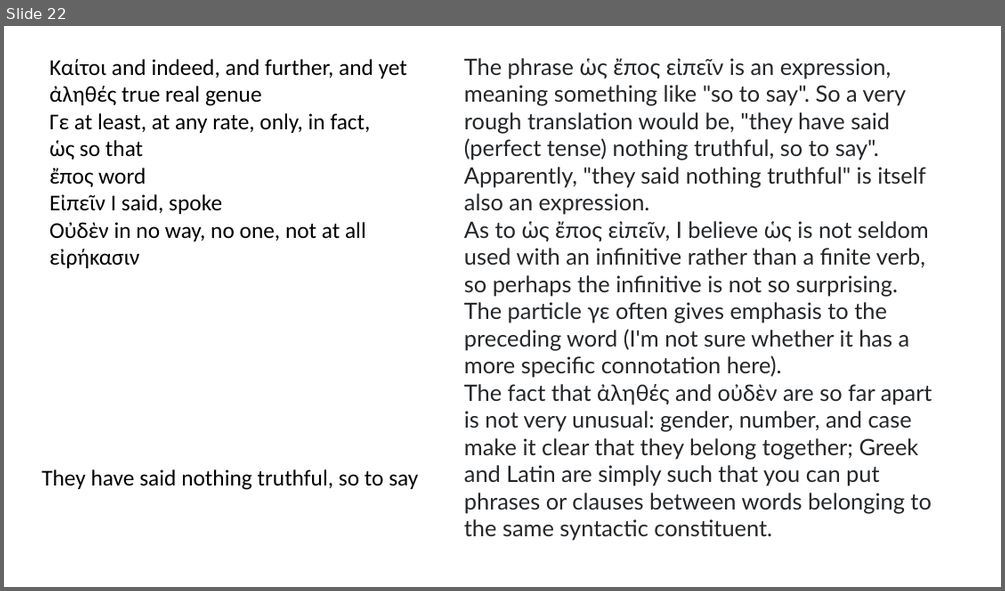
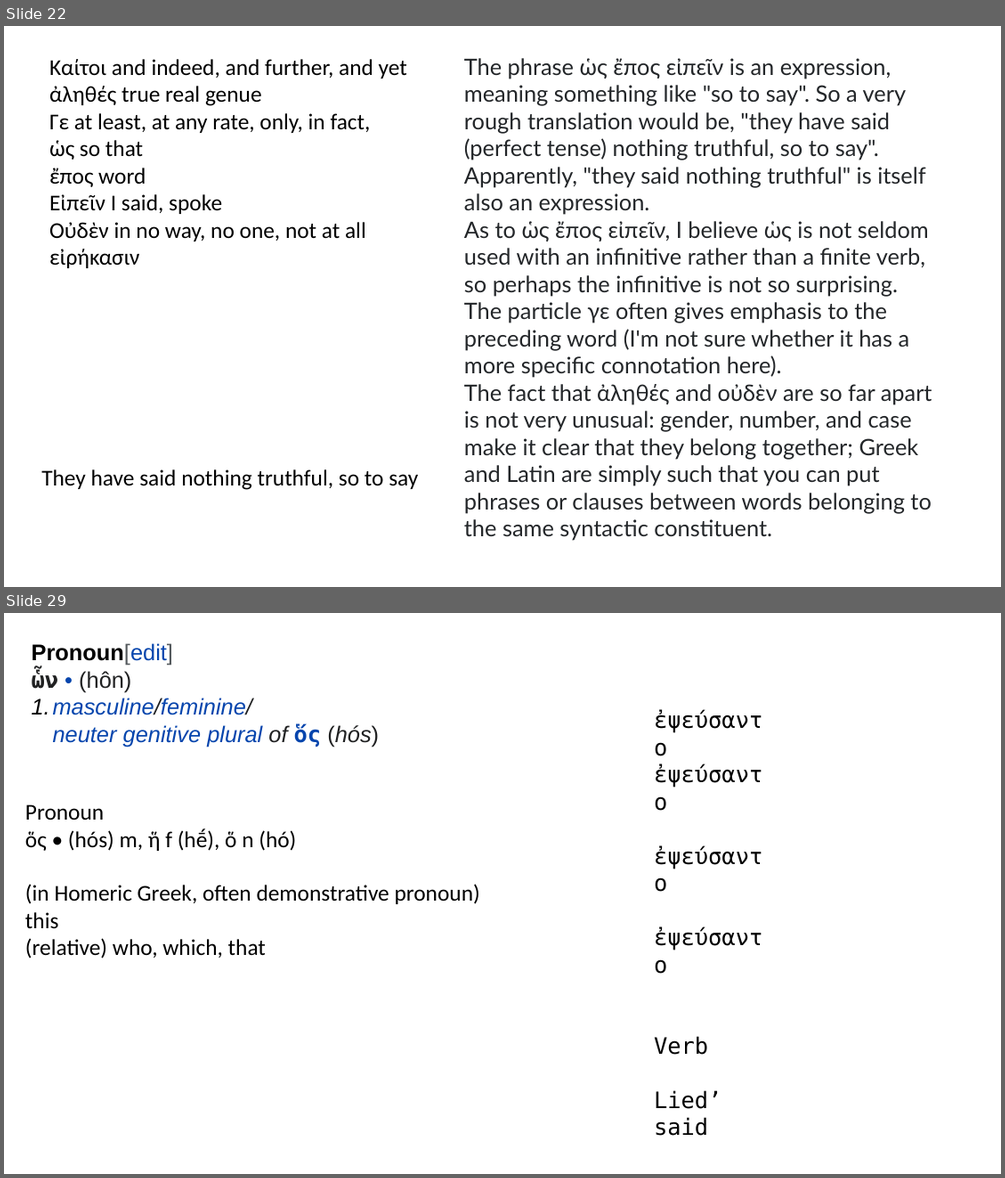
Before and after one commit to kommunikativenHandelns/Hellenike, a slide deck: plato_apology.odp. Shown one above the other, each under a label of ours: slide 22 before the commit, slides 22 and 29 after it; the slides between them are not shown. The pictures are 1005x591 and 1005x1178 pixels, drawn with LibreOffice and Linux fonts; fonts in the diff are those of the drawing. Boxes give left, top, right and bottom in pixels: in the first picture for what was removed or moved away, otherwise in the second. Text is boxed around its words. In the diff, an @@ line names an element or a change of style, - is before the commit and + after.

```diff
--- a/plato_apology.odp
+++ b/plato_apology.odp
@@ slide 29 added at [4,613,1001,1174], background #FFFFFF @@
@@ free added at [22,633,520,751], 18 pt, text #0645AD, italic @@
+Pronoun[edit]
+ὧν • (hôn)
+1. masculine/feminine/neuter genitive plural of ὅς (hós)
@@ free added at [646,702,781,1118], 18 pt, text #000000 @@
+ἐψεύσαντο
+ἐψεύσαντο
+ἐψεύσαντο
+ἐψεύσαντο
+Verb
+Lied’ said
@@ free added at [16,793,515,965], 18 pt, text #000000 @@
+Pronoun
+ὅς • (hós) m, ἥ f (hḗ), ὅ n (hó)
+(in Homeric Greek, often demonstrative pronoun) this
+(relative) who, which, that
```
Also in this commit, not shown: 1 slide changed, 7 other slides added, 1 other file.
